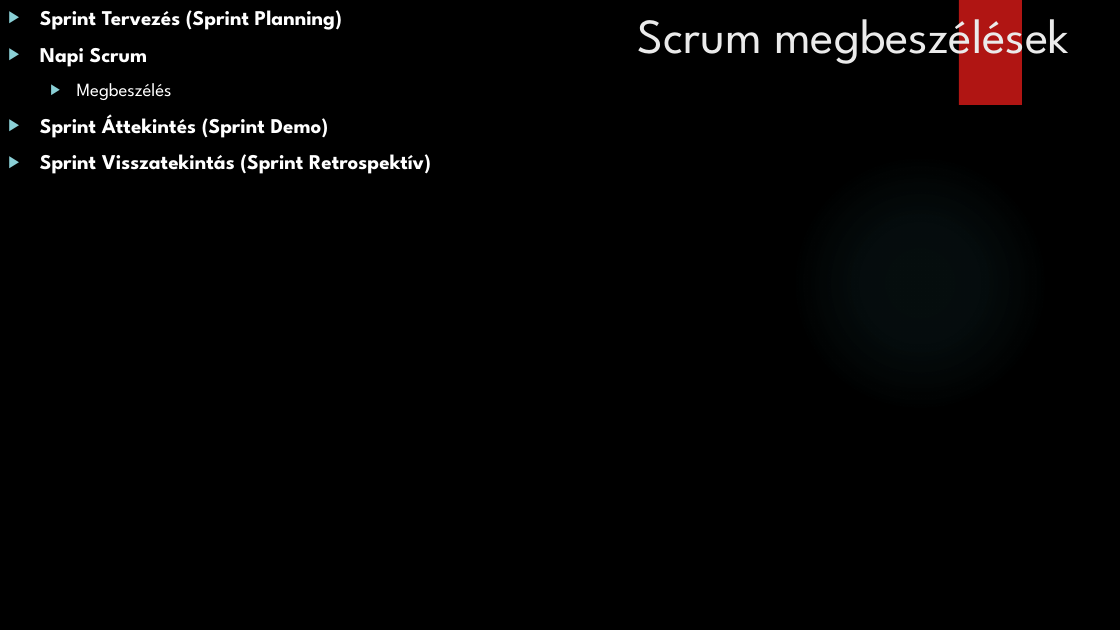
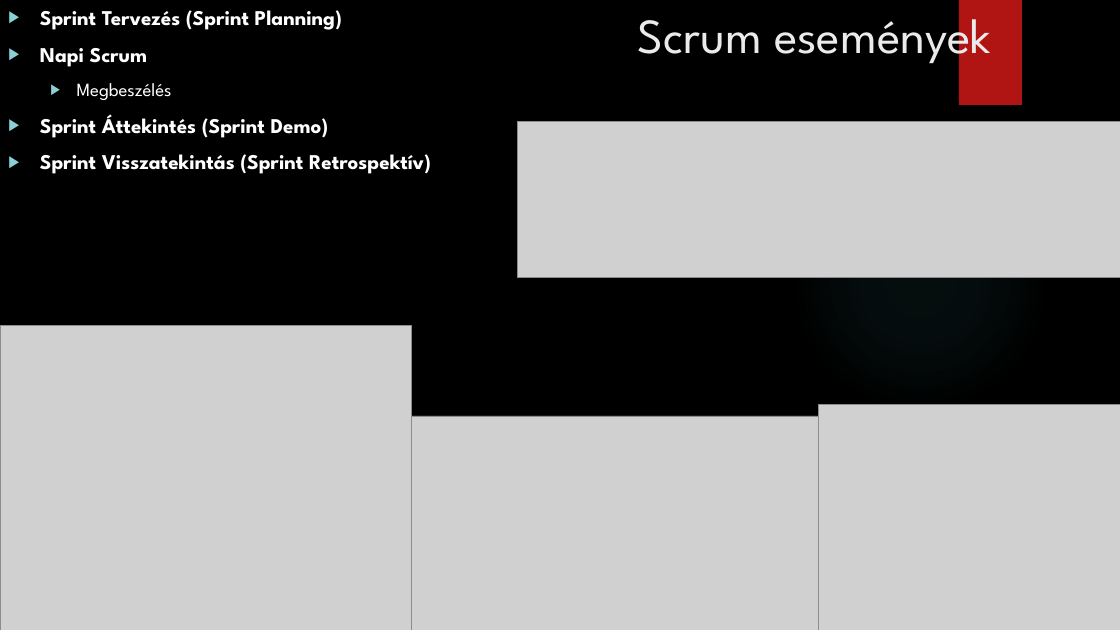
Before and after one commit to MrErik402/PPT, a slide deck: slide 7 of IKT Projekt feladat.pptx. Drawn at 1120x630 pixels with LibreOffice and Linux fonts; fonts in the diff are those of the drawing; grey boxes stand for pictures; background and template pictures are left out. Boxes give left, top, right and bottom in pixels: in the first picture for what was removed or moved away, otherwise in the second. Text is boxed around its words. In the diff, an @@ line names an element or a change of style, - is before the commit and + after.

```diff
--- a/IKT Projekt feladat.pptx
+++ b/IKT Projekt feladat.pptx
@@ title at (x1=638, y1=4, x2=991, y2=68): text changed @@
-Scrum megbeszélések
+Scrum események
@@ picture added at (x1=518, y1=122, x2=1120, y2=277) @@
@@ picture added at (x1=0, y1=326, x2=411, y2=630) @@
@@ picture added at (x1=411, y1=416, x2=818, y2=630) @@
@@ picture added at (x1=818, y1=404, x2=1120, y2=630) @@
```
Also in this commit, not shown: 4 other slides changed, 1 slide added, 8 other files.
